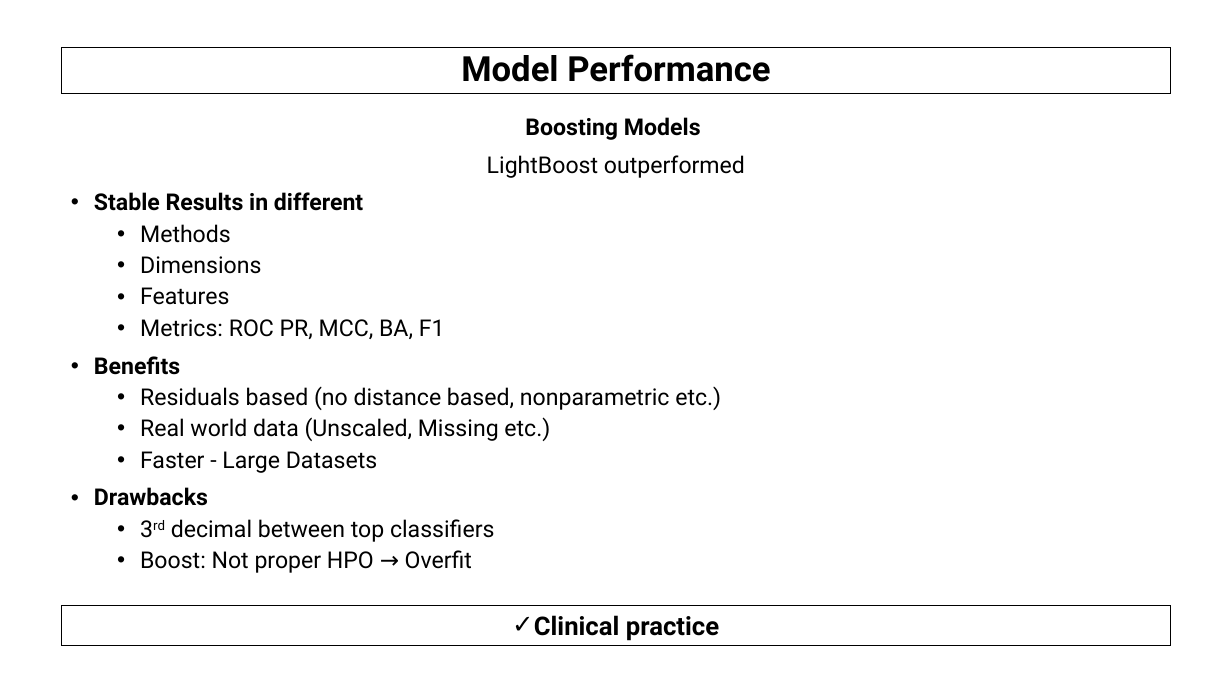
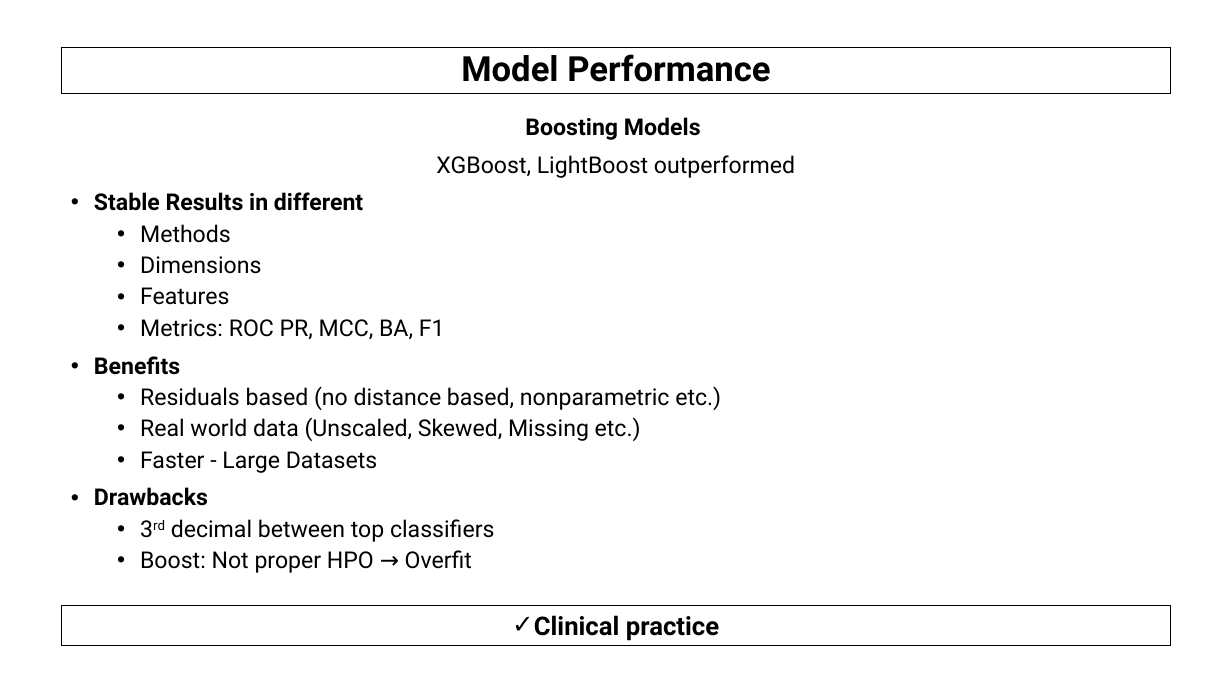
Before and after one commit to AndreouEugenia/Thesis, a slide deck: slide 17 of Thesis_Presentation.pptx. Drawn at 1232x693 pixels with LibreOffice and Linux fonts; fonts in the diff are those of the drawing; background and template pictures are left out. Boxes give left, top, right and bottom in pixels: in the first picture for what was removed or moved away, otherwise in the second. Text is boxed around its words. In the diff, an @@ line names an element or a change of style, - is before the commit and + after.

```diff
--- a/Thesis_Presentation.pptx
+++ b/Thesis_Presentation.pptx
@@ text at (x1=436, y1=155, x2=795, y2=178): text changed @@
-LightBoost outperformed
+XGBoost, LightBoost outperformed
@@ text at (x1=140, y1=417, x2=641, y2=441): text changed @@
-  • Real world data (Unscaled, Missing etc.)
+  • Real world data (Unscaled, Skewed, Missing etc.)
```
Also in this commit, not shown: 11 other slides changed, 8 other files.
